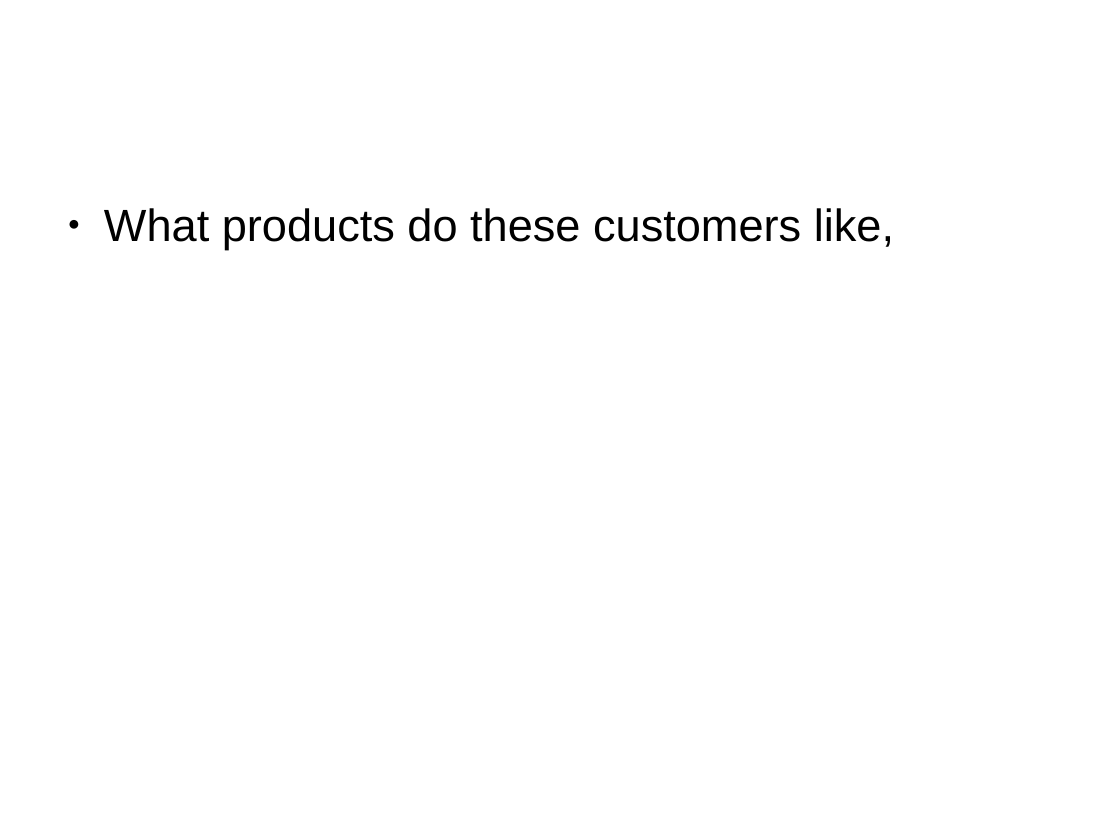
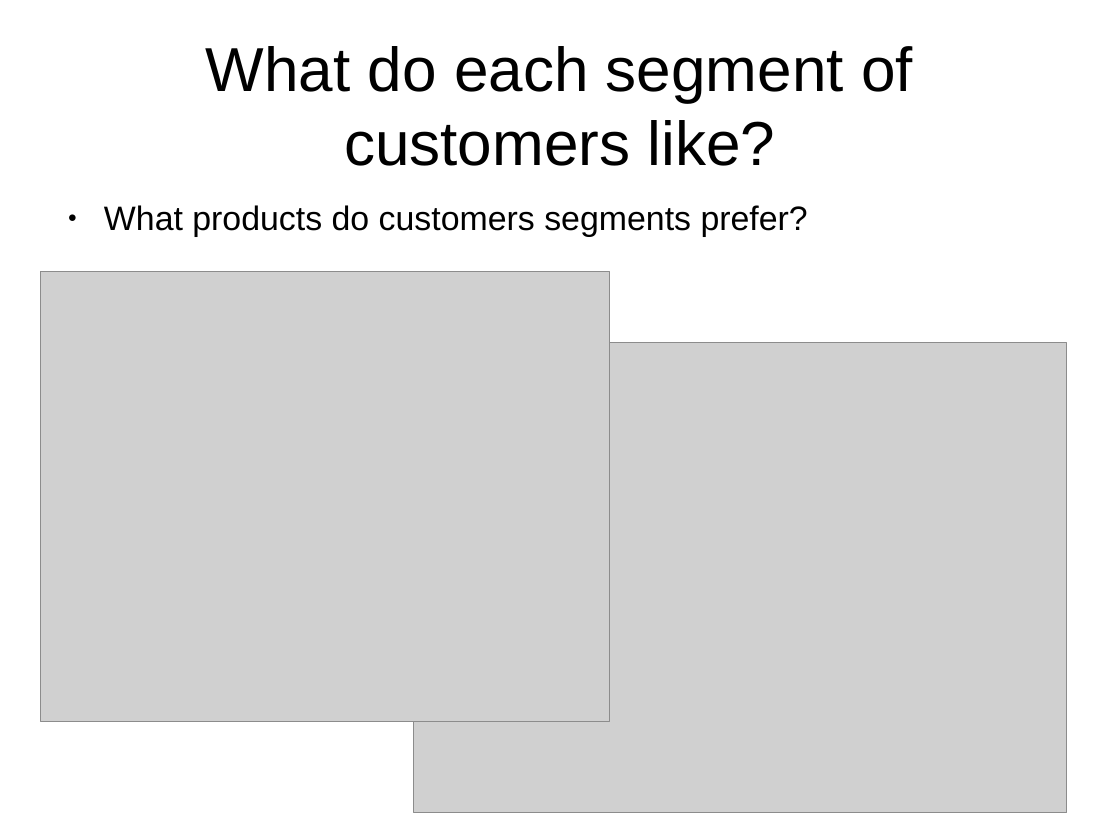
Before and after one commit to leexa90/E-commece-Data-Science, a slide deck: slide 17 of Present.odp (slide 16 before the commit). Drawn at 1120x840 pixels with LibreOffice and Linux fonts; fonts in the diff are those of the drawing; grey boxes stand for pictures. Boxes give left, top, right and bottom in pixels: in the first picture for what was removed or moved away, otherwise in the second. Text is boxed around its words. In the diff, an @@ line names an element or a change of style, - is before the commit and + after.

```diff
--- a/Present.odp
+++ b/Present.odp
@@ title added at (206, 46, 913, 166), 44 pt, text #000000 @@
+What do each segment of customers like?
@@ text at (104, 205, 808, 237): text changed; size 32 to 24 pt @@
-● What products do these customers like,
+● What products do customers segments prefer?
@@ picture added at (41, 271, 610, 722) @@
@@ picture added at (414, 344, 1067, 813) @@
```
Also in this commit, not shown: 9 other slides changed, 8 slides added, 1 slide removed, 4 other files.
